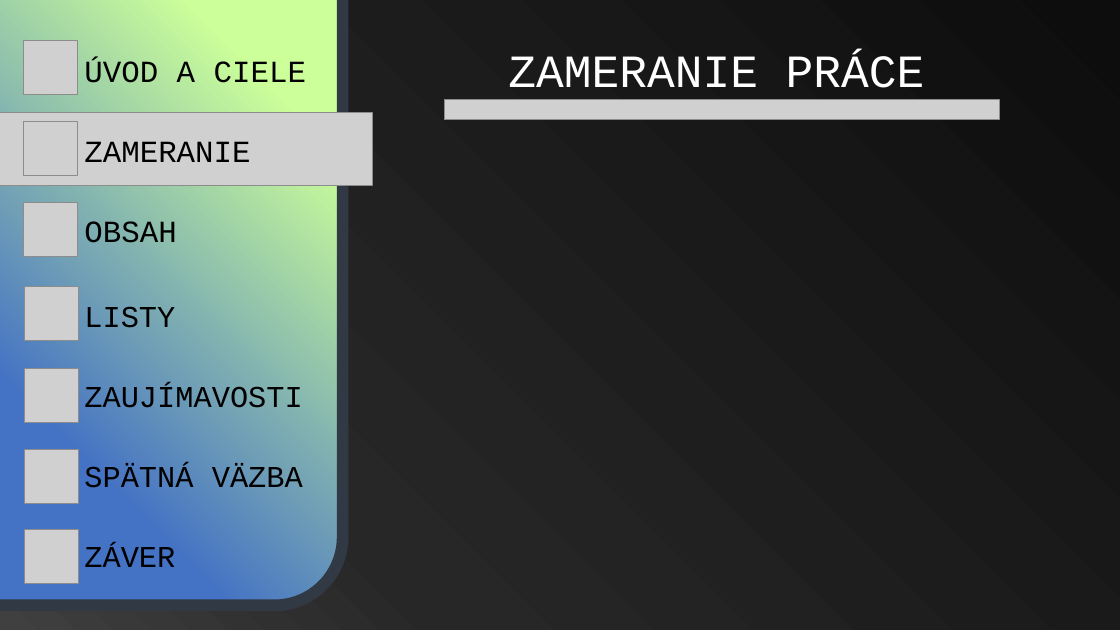
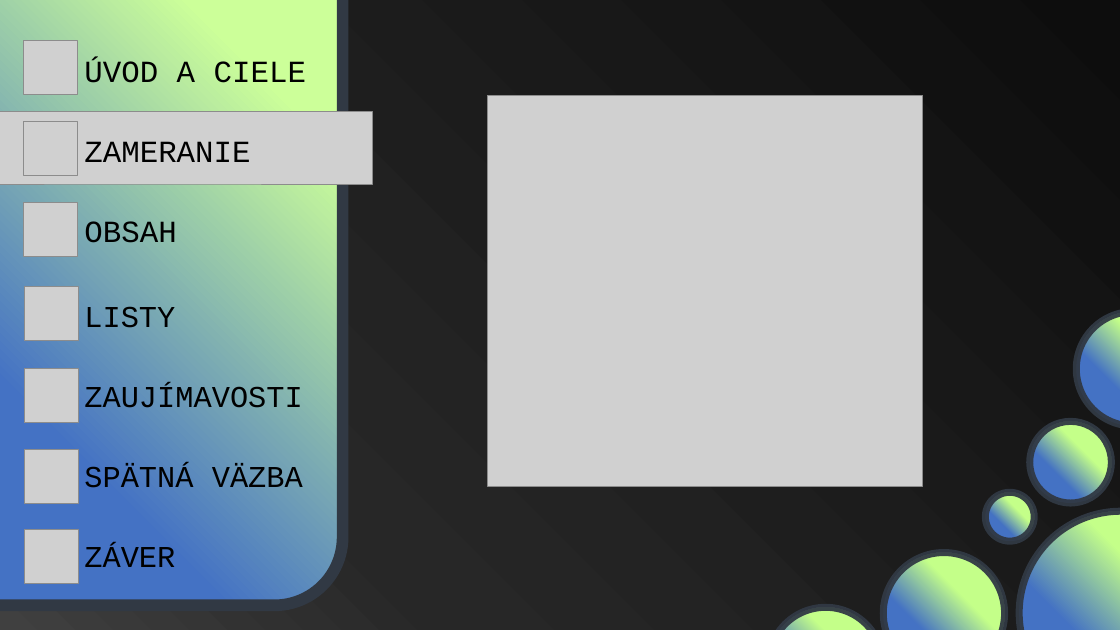
Before and after one commit to Moriacik/SOC, a slide deck: slide 8 of prezentácia-finálna.pptx (slide 4 before the commit). Drawn at 1120x630 pixels with LibreOffice and Linux fonts; fonts in the diff are those of the drawing; grey boxes stand for pictures. Boxes give left, top, right and bottom in pixels: in the first picture for what was removed or moved away, otherwise in the second. Text is boxed around its words. In the diff, an @@ line names an element or a change of style, - is before the commit and + after.

```diff
--- a/prezentácia-finálna.pptx
+++ b/prezentácia-finálna.pptx
@@ title removed at <box>508,54,925,100</box> @@
-ZAMERANIE PRÁCE
@@ picture removed at <box>444,100,1000,120</box> @@
@@ picture added at <box>487,95,923,486</box> @@
@@ ellipse added at <box>1076,312,1120,426</box>, fill gradient #C4FF89 to #4472C4, outline #313944 6 pt @@
@@ ellipse added at <box>1030,422,1112,503</box>, fill gradient #C4FF89 to #4472C4, outline #313944 6 pt @@
@@ ellipse added at <box>986,492,1034,541</box>, fill gradient #C4FF89 to #4472C4, outline #313944 6 pt @@
@@ ellipse added at <box>1019,512,1120,630</box>, fill gradient #C4FF89 to #4472C4, outline #313944 6 pt @@
@@ ellipse added at <box>884,553,1005,630</box>, fill gradient #C4FF89 to #4472C4, outline #313944 6 pt @@
@@ ellipse added at <box>769,607,883,630</box>, fill gradient #C4FF89 to #4472C4, outline #313944 6 pt @@
```
Also in this commit, not shown: 8 other slides changed, 4 slides added.
